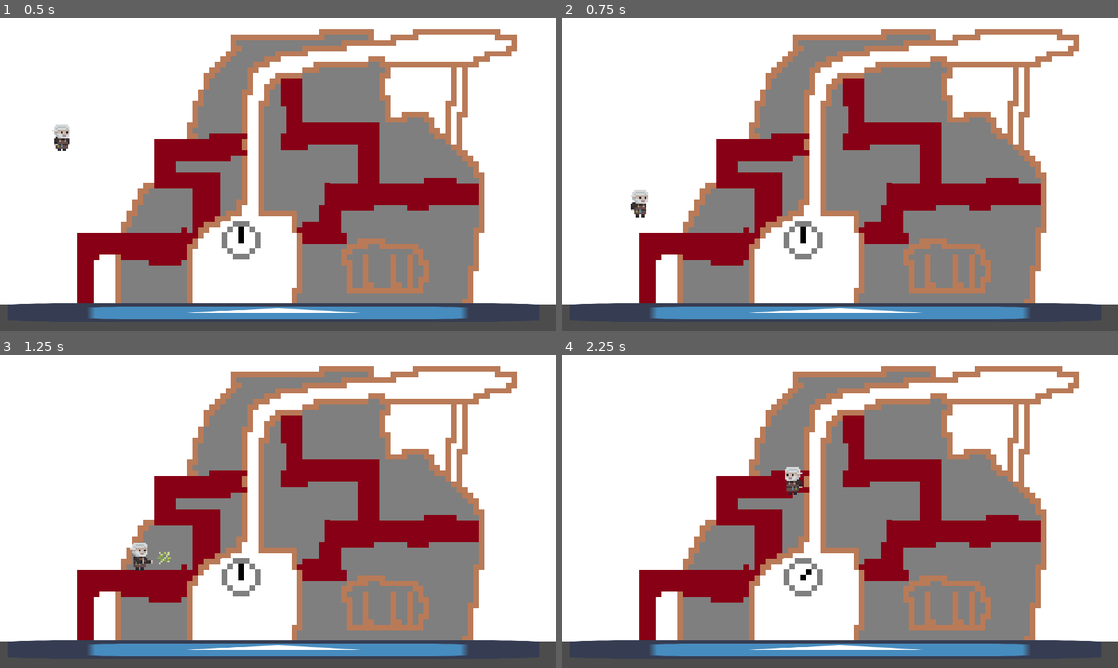
Above: before the commit, frames 1-4 (two rows, left to right).
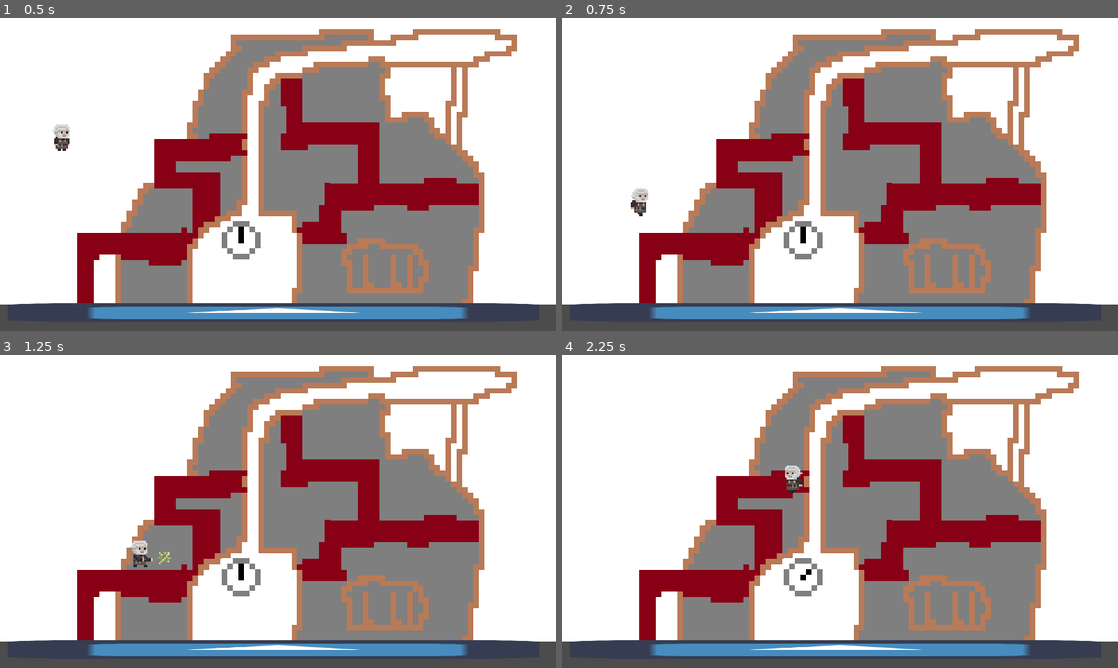
Above: after the commit, the same moments.

Repository: DerGernTod/minijam85
Game: Godot game, scene res://Main.tscn
Same seed, same stepped clock (60 frames per second), same inputs: the game is played once before the commit and once after it. The engine's default icon, where the game draws it, is replaced by a stand-in: a white triangle on a blue panel in a dark square.
Inputs:
- Up to frame 1 (0.5 s): no input
- Up to frame 2 (0.75 s): hold Right (ui_right) from 0.53 s (still down); tap Q (shoot) at 0.6 s
- Up to frame 3 (1.25 s): keep holding Right (ui_right); tap Space (ui_select) at 0.77 s
- Up to frame 4 (2.25 s): tap W (interact) at 1.35 s; tap Space (ui_select) at 1.52 s; tap Q (shoot) at 1.55, 2.1 s; release Right (ui_right) at 2.03 s; hold Left (ui_left) from 2.03 s (still down)

Frame 1 is identical in both runs. In frame 2, 0.2% of the frame differs, in the area x 12-16%, y 54-64%; in frame 3, 0.2%, in the area x 23-28%, y 59-69%; in frame 4, 0.2%.

Commit message:
player attack animation, removed effect emitter

Diff:
--- a/level/EffectEmitter.gd
+++ /dev/null
@@ -1,9 +0,0 @@
-extends Node
-
-
-func _ready() -> void:
-	pass
-
-
-func _on_Machine_part_destroyed() -> void:
-	print("part destroyed, choose effect")
--- a/level/EffectEmitter.tscn
+++ /dev/null
@@ -1,6 +0,0 @@
-[gd_scene load_steps=2 format=2]
-
-[ext_resource path="res://level/EffectEmitter.gd" type="Script" id=1]
-
-[node name="EffectEmitter" type="Node"]
-script = ExtResource( 1 )
--- a/level/Level.gd
+++ b/level/Level.gd
@@ -12,3 +12,7 @@
 # Called every frame. 'delta' is the elapsed time since the previous frame.
 #func _process(delta: float) -> void:
 #	pass
+
+
+func _on_Machine_part_destroyed():
+	print("part destroyed, choose effect")
--- a/level/Level.tscn
+++ b/level/Level.tscn
@@ -1,9 +1,8 @@
-[gd_scene load_steps=7 format=2]
+[gd_scene load_steps=6 format=2]
 
 [ext_resource path="res://player/Player.tscn" type="PackedScene" id=1]
 [ext_resource path="res://icon.png" type="Texture" id=2]
 [ext_resource path="res://machine/Machine.tscn" type="PackedScene" id=3]
-[ext_resource path="res://level/EffectEmitter.tscn" type="PackedScene" id=4]
 [ext_resource path="res://level/Level.gd" type="Script" id=5]
 
 [sub_resource type="RectangleShape2D" id=1]
@@ -28,6 +27,4 @@
 scale = Vector2( 28.68, 1 )
 texture = ExtResource( 2 )
 
-[node name="EffectEmitter" parent="." instance=ExtResource( 4 )]
-
-[connection signal="part_destroyed" from="Machine" to="EffectEmitter" method="_on_Machine_part_destroyed"]
+[connection signal="part_destroyed" from="Machine" to="." method="_on_Machine_part_destroyed"]
--- a/player/Player.gd
+++ b/player/Player.gd
@@ -60,7 +60,10 @@
 	if is_on_floor() and Input.is_action_just_pressed("ui_select"):
 		velocity.y -= jump_power
 	if Input.is_action_just_pressed("shoot") and not lightning_active:
-		sprite.animation = "walk_attack" if sprite.animation == "walk" else "attack"
+		if Input.is_action_pressed("ui_right") or Input.is_action_pressed("ui_left"):
+			sprite.animation = "walk_attack"
+		else:
+			sprite.animation = "attack"
 		_trigger_lightning()
 
 	if not lightning_active:
